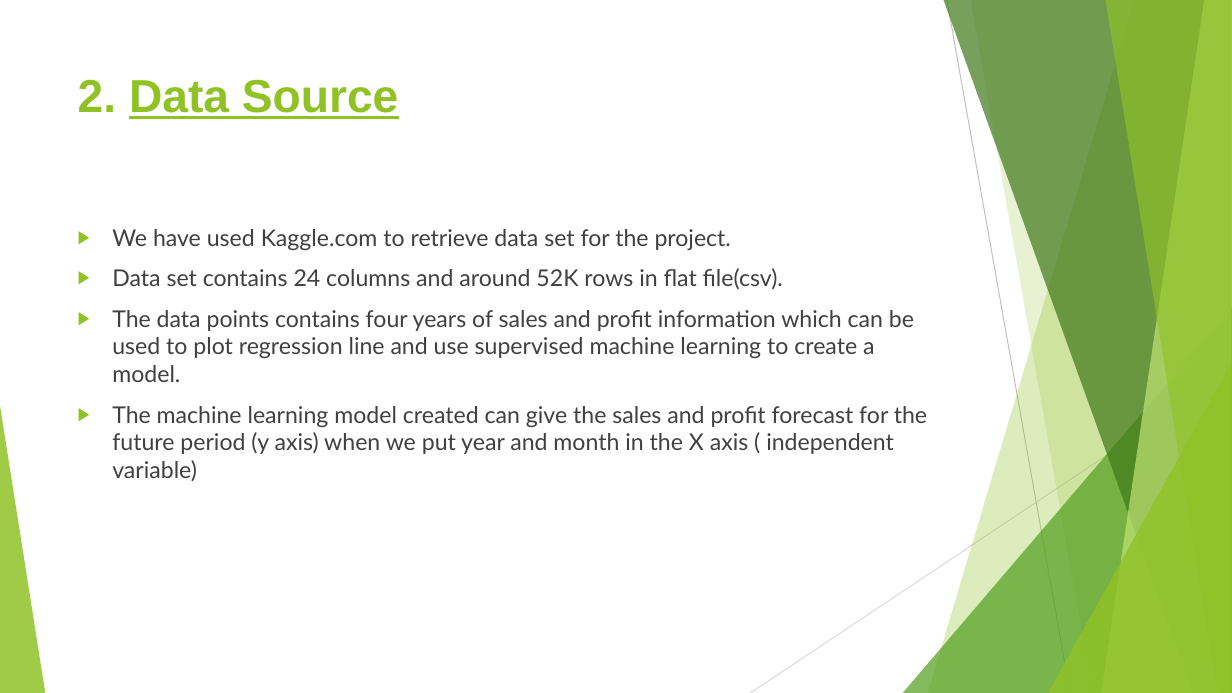
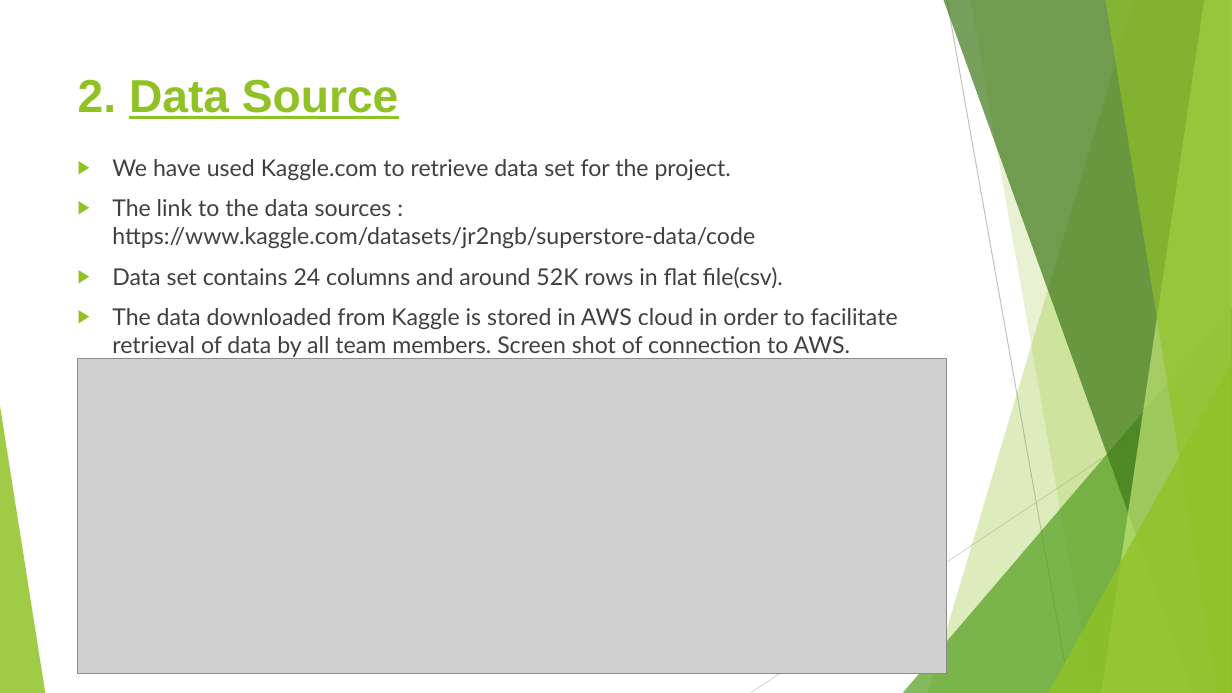
Before and after one commit to rubadhanaraj/Final_project, a slide deck: slide 4 of Project details.pptx. Drawn at 1232x693 pixels with LibreOffice and Linux fonts; fonts in the diff are those of the drawing; grey boxes stand for pictures. Boxes give left, top, right and bottom in pixels: in the first picture for what was removed or moved away, otherwise in the second. Text is boxed around its words. In the diff, an @@ line names an element or a change of style, - is before the commit and + after.

```diff
--- a/Project details.pptx
+++ b/Project details.pptx
@@ text "We have used Kaggle.com to ...": place and size @@
-text "We have used Kaggle.com to ..." at box(112, 229, 927, 481)
+text "We have used Kaggle.com to ..." at box(112, 159, 898, 359)
@@ text at box(112, 199, 755, 248): paragraph added @@
+▶ The link to the data sources : https://www.kaggle.com/datasets/jr2ngb/superstore-data/code
@@ text at box(112, 308, 898, 359): text changed @@
-▶ The data points contains four years of sales and profit information which can be used to plot regression line and use supervised machine learning to create a model.
-▶ The machine learning model created can give the sales and profit forecast for the future period (y axis) when we put year and month in the X axis ( independent variable)
+▶ The data downloaded from Kaggle is stored in AWS cloud in order to facilitate retrieval of data by all team members. Screen shot of connection to AWS.
@@ picture added at box(78, 359, 946, 673) @@
```
Also in this commit, not shown: 15 other slides changed, 2 slides added.
